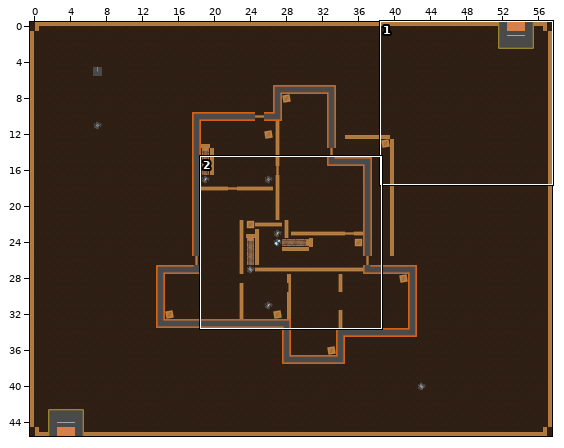
A Tiled map gets an edit: EscapeItems/basement.tmx. The first picture is a wide view before the edit; the outline marks the close-up.
Close-up. Old version:
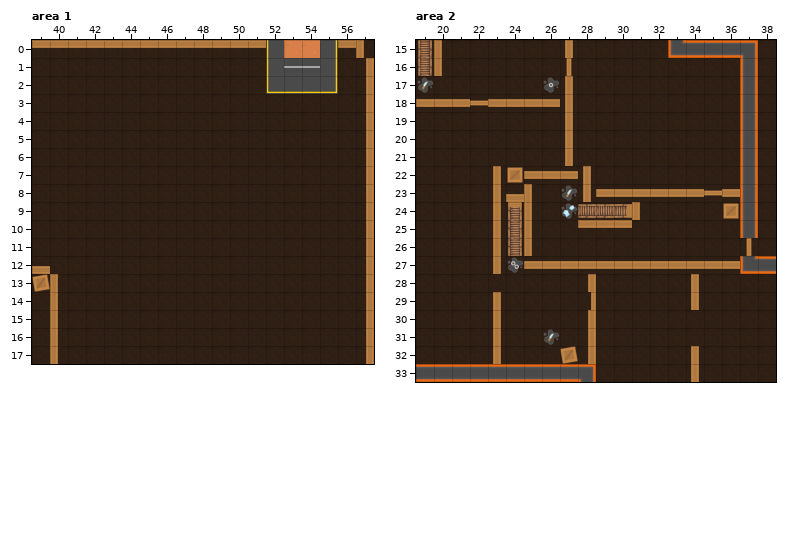
Cells are 64x64 px. Shown: area 1 x 39..57, y 0..17; area 2 x 19..38, y 15..33. The commit also changed other parts of the map, which this record leaves out.
Now the later version:
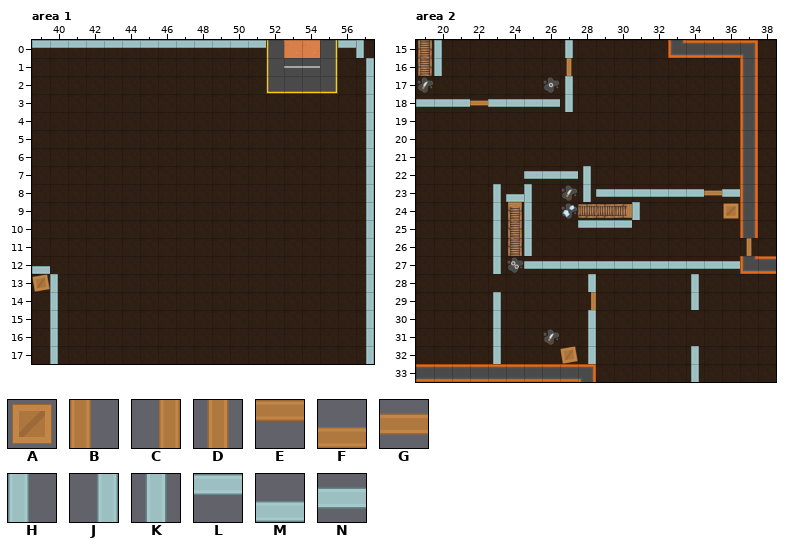
Key: from "topdown_tilesheet_complete2": A 132, B 454, C 455, D 456, E 482, F 483, G 484, H 510, J 511, K 512, L 538, M 539, N 540.
_ is an empty cell, . an unchanged one.
The exact change:
--- layer "fence", area 1
@@ x 39..57 @@
- 0 EEEEEEEEEEEEE....EB
- 1 ..................C
- 2 ..................C
- 3 ..................C
- 4 ..................C
- 5 ..................C
- 6 ..................C
- 7 ..................C
- 8 ..................C
- 9 ..................C
-10 ..................C
-11 ..................C
-12 ..................C
-13 ..................C
-14 ..................C
-15 ..................C
-16 ..................C
-17 ..................C
+ 0 LLLLLLLLLLLLL....LH
+ 1 ..................J
+ 2 ..................J
+ 3 ..................J
+ 4 ..................J
+ 5 ..................J
+ 6 ..................J
+ 7 ..................J
+ 8 ..................J
+ 9 ..................J
+10 ..................J
+11 ..................J
+12 ..................J
+13 ..................J
+14 ..................J
+15 ..................J
+16 ..................J
+17 ..................J
--- layer "walls", area 1
@@ x 39..40 @@
-12 F.
-13 .B
-14 .B
-15 .B
-16 .B
-17 .B
+12 M.
+13 .H
+14 .H
+15 .H
+16 .H
+17 .H
--- layer "walls", area 2
@@ x 19..36 @@
-15 .B......D.........
-16 .B................
-17 ........D.........
-18 GGG.GGGGD.........
-19 ........D.........
-20 ........D.........
-21 ........D.........
-22 ....D.GGGD........
-23 ....DFB..DGGGGGG.G
-24 ....D.B.....B.....
-25 ....D.B..EEE......
-26 ....D.B...........
-27 ....D.GGGGGGGGGGGG
-28 .........C.....D..
-29 ....D..........D..
-30 ....D....C........
-31 ....D....C........
-32 ....D....C.....D..
-33 ...............D..
+15 .H......K.........
+16 .H................
+17 ........K.........
+18 NNN.NNNNK.........
+19 ........_.........
+20 ........_.........
+21 ........_.........
+22 ...._.NNNK........
+23 ....KMH..KNNNNNN.N
+24 ....K.H.....H.....
+25 ....K.H..LLL......
+26 ....K.H...........
+27 ....K.NNNNNNNNNNNN
+28 .........J.....K..
+29 ....K..........K..
+30 ....K....J........
+31 ....K....J........
+32 ....K....J.....K..
+33 ...............K..
--- layer "keys", area 2
@@ x 24..24 @@
-22 A
+22 _
Where, in picture pixels (left, top, right, bottom), the same in both close-ups:
changed: (32, 40, 266, 48)
changed: (338, 40, 374, 364)
changed: (32, 266, 58, 364)
changed: (434, 40, 442, 76)
changed: (565, 40, 573, 58)
changed: (488, 76, 740, 382)
changed: (416, 99, 470, 107)
